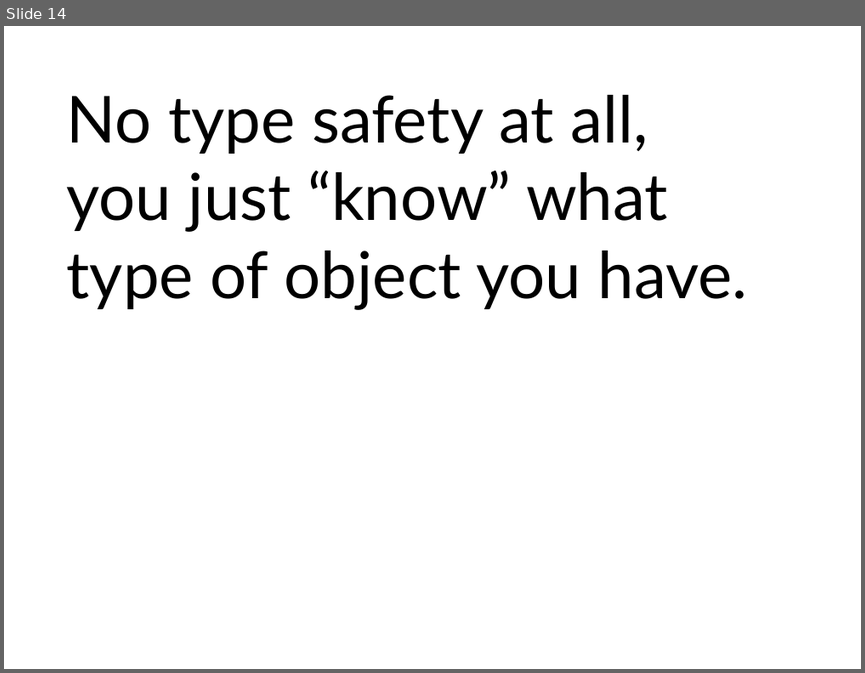
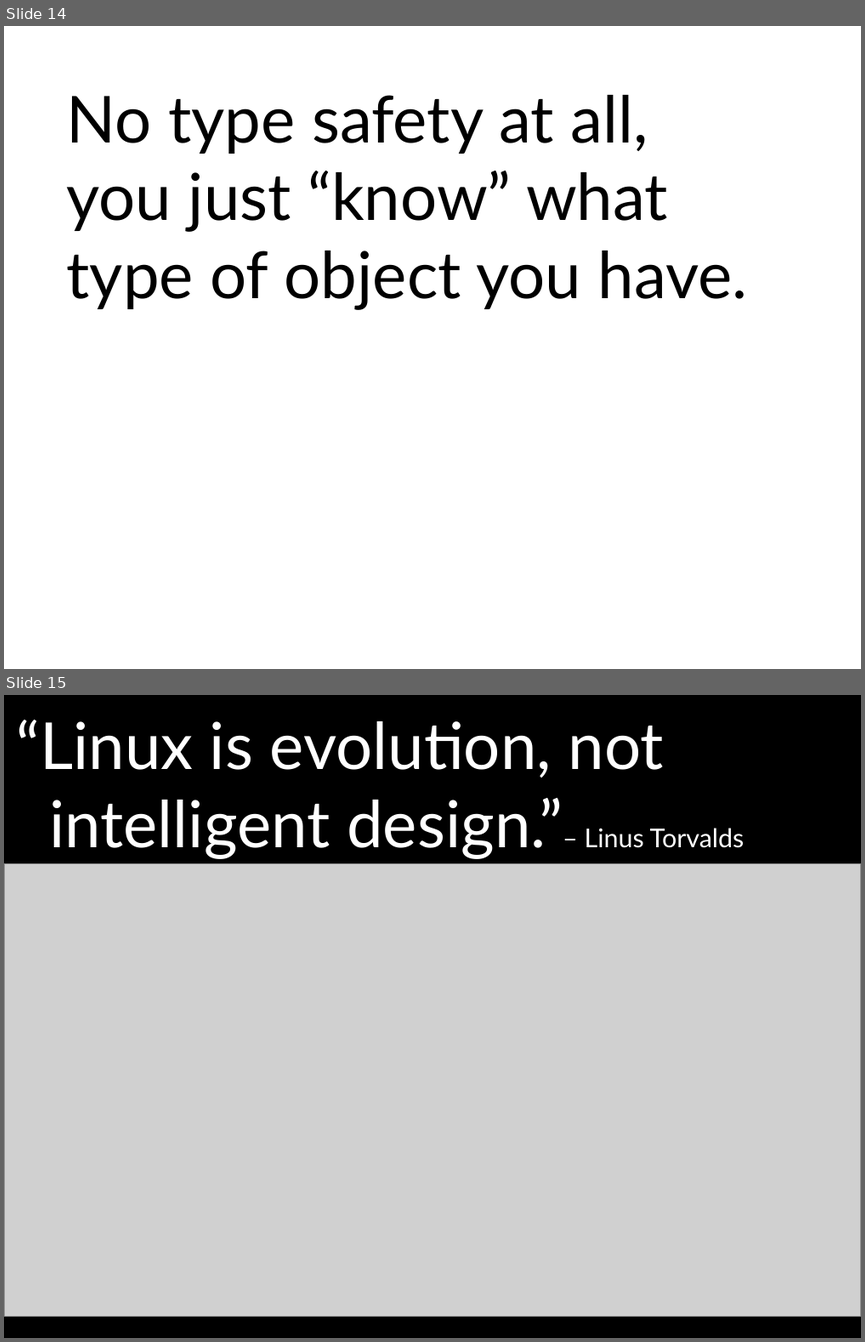
Before and after one commit to gregkh/presentation-kref, a slide deck: kref.odp. Shown one above the other, each under a label of ours: slide 14 before the commit, slides 14 and 15 after it. The pictures are 865x673 and 865x1342 pixels, drawn with LibreOffice and Linux fonts; fonts in the diff are those of the drawing; grey boxes stand for pictures. Boxes give left, top, right and bottom in pixels: in the first picture for what was removed or moved away, otherwise in the second. Text is boxed around its words. In the diff, an @@ line names an element or a change of style, - is before the commit and + after.

```diff
--- a/kref.odp
+++ b/kref.odp
@@ slide 15 added at [4, 695, 861, 1338], background #FFFFFF @@
@@ rectangle added at [4, 695, 861, 1338], fill #000000, outline #000000 0 pt @@
@@ text added at [16, 720, 744, 858], 60 pt, text #FFFFFF @@
+“Linux is evolution, not
+intelligent design.”– Linus Torvalds
@@ picture added at [4, 863, 861, 1315] @@
```
Also in this commit, not shown: 1 slide changed, 1 other slide added, 1 slide removed, 2 other files.
